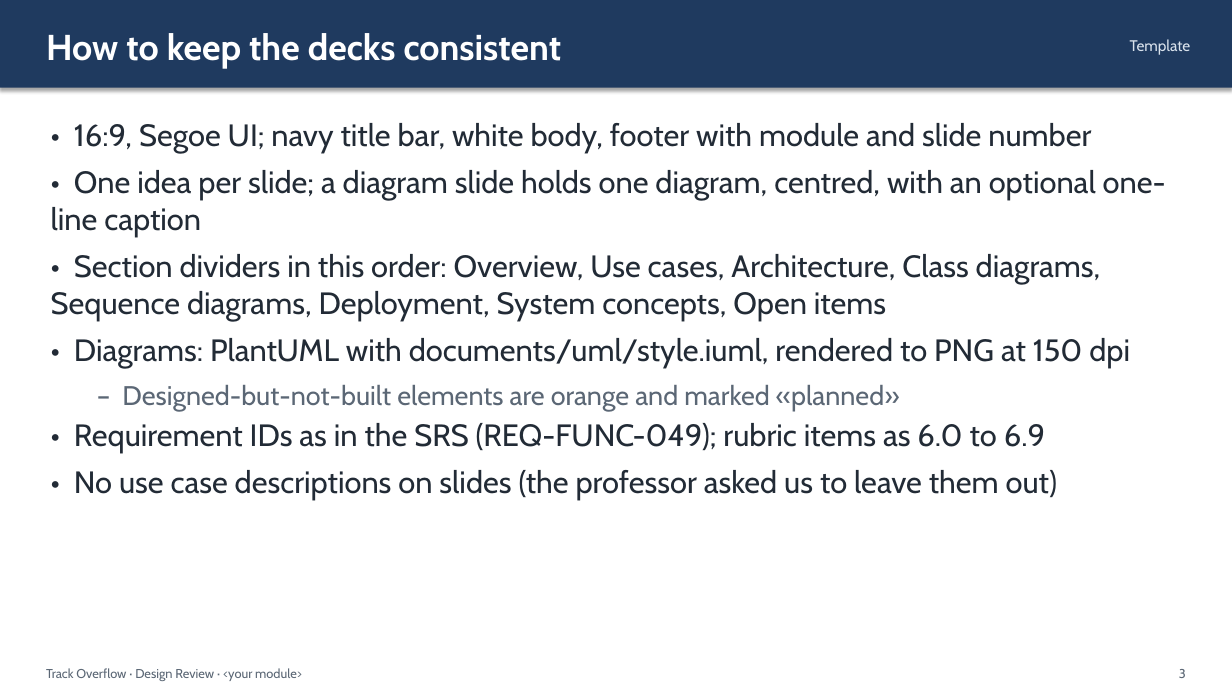
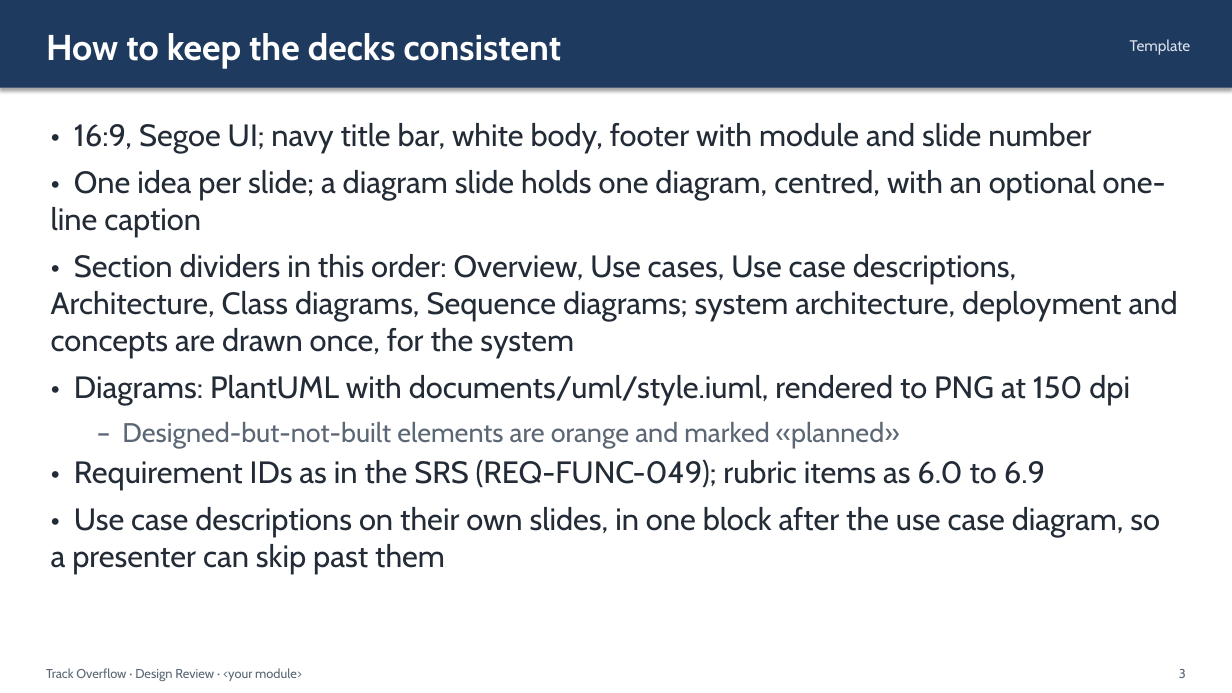
Before and after one commit to Landiss04/Track-Overflow, a slide deck: slide 3 of documents/slides/design_review_template.pptx. Drawn at 1232x693 pixels with LibreOffice and Linux fonts; fonts in the diff are those of the drawing. Boxes give left, top, right and bottom in pixels: in the first picture for what was removed or moved away, otherwise in the second. Text is boxed around its words. In the diff, an @@ line names an element or a change of style, - is before the commit and + after.

```diff
--- a/documents/slides/design_review_template.pptx
+++ b/documents/slides/design_review_template.pptx
@@ text at <box>51,254,1178,358</box>: text changed @@
-• Section dividers in this order: Overview, Use cases, Architecture, Class diagrams, Sequence diagrams, Deployment, System concepts, Open items
+• Section dividers in this order: Overview, Use cases, Use case descriptions, Architecture, Class diagrams, Sequence diagrams; system architecture, deployment and concepts are drawn once, for the system
@@ text at <box>51,507,1160,574</box>: text changed @@
-• No use case descriptions on slides (the professor asked us to leave them out)
+• Use case descriptions on their own slides, in one block after the use case diagram, so a presenter can skip past them
```
Also in this commit, not shown: 3 other slides changed, 9 other files.
